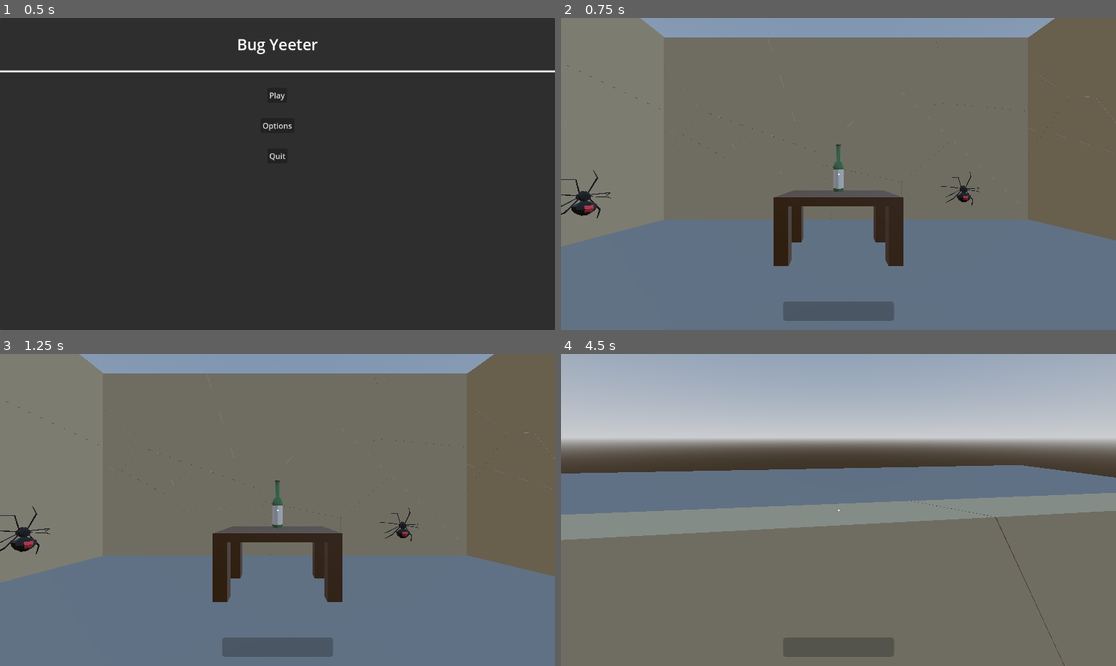
Above: before the commit, frames 1-4 (two rows, left to right).
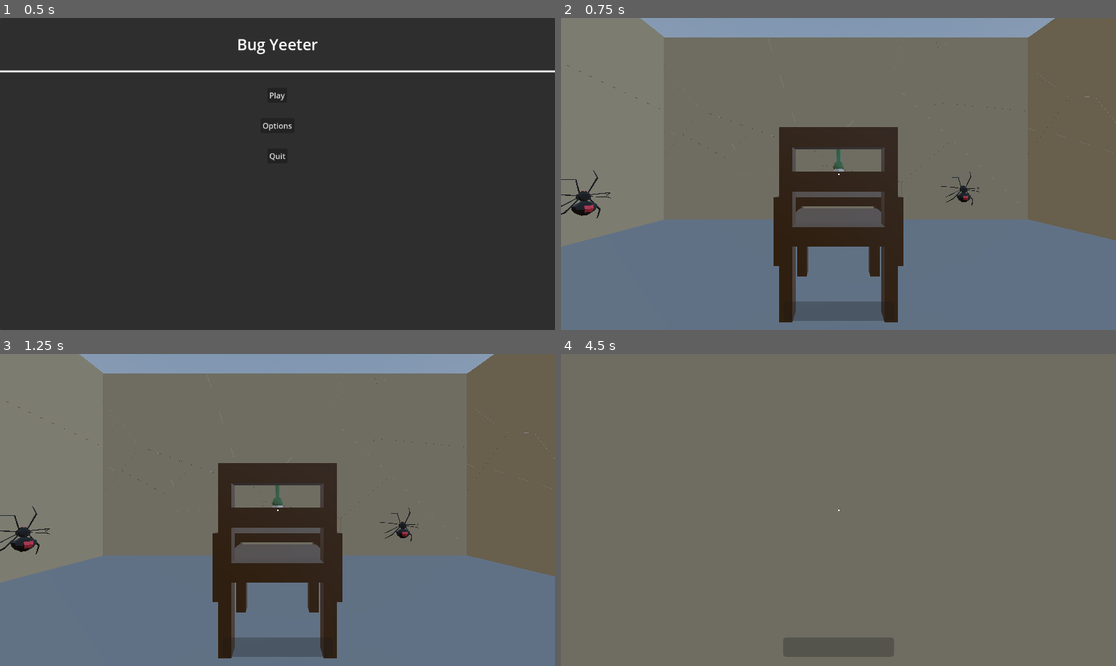
Above: after the commit, the same moments.

Repository: rcorre/wildjam84
Game: Godot game, scene res://menus/title/Title.tscn
Two runs of this game, one before a commit and one after it. Both use one fixed random seed, a clock stepped at 60 frames per second and the inputs below.
Inputs (mouse positions are in pixels of both pictures, inside the frame that each line leads up to):
- Up to frame 1 (0.5 s): no input
- Up to frame 2 (0.75 s): click "Play" at 0.5 s
- Up to frame 3 (1.25 s): no input
- Up to frame 4 (4.5 s): tap Enter at 1.25 s; move the mouse to (866, 510) at 1.27 s; press the mouse at (866, 510) at 1.28 s; hold W (forward) from 1.28 s (still down); tap Space (jump) at 1.52, 2.27, 3.5, 3.77 s; move the mouse to (810, 510) at 2.02 s; release the mouse at (810, 510) at 2.03 s; click (810, 510) at 2.1 s; move the mouse to (849, 503) at 2.77 s; press the mouse at (849, 503) at 2.78 s; move the mouse to (832, 516) at 3.52 s; release the mouse at (832, 516) at 3.53 s; click (832, 516) at 3.6 s; move the mouse to (877, 513) at 4.27 s; press the mouse at (877, 513) at 4.28 s

Frame 1 is identical in both runs. In frame 2, 6.9% of the frame differs, in the area x 39-61%, y 34-98%; in frame 3, 6.9%; in frame 4, 53%, in the area x 0-100%, y 0-100%.

Commit message:
Add chair.

Diff:
--- a/scenes/Main.tscn
+++ b/scenes/Main.tscn
@@ -1,10 +1,11 @@
-[gd_scene load_steps=11 format=3 uid="uid://ksrgiopp2i6f"]
+[gd_scene load_steps=12 format=3 uid="uid://ksrgiopp2i6f"]
 
 [ext_resource type="PackedScene" uid="uid://dt8d8bapujifn" path="res://scenes/Player.tscn" id="1_elqb8"]
 [ext_resource type="PackedScene" uid="uid://ccpx4vbvil350" path="res://scenes/BreakableWall1.tscn" id="3_0bbpv"]
 [ext_resource type="PackedScene" uid="uid://dmv485f177oai" path="res://scenes/Bugs/Spider.tscn" id="4_rarhs"]
 [ext_resource type="PackedScene" uid="uid://kb0bb5wcxb0c" path="res://scenes/Props/Table.tscn" id="4_vcsgt"]
 [ext_resource type="PackedScene" uid="uid://ddjk6kcab4ces" path="res://scenes/Props/Bottle.tscn" id="5_vcsgt"]
+[ext_resource type="PackedScene" uid="uid://bxfp5uuvgq48u" path="res://scenes/Props/Chair.tscn" id="6_c01mt"]
 
 [sub_resource type="ProceduralSkyMaterial" id="ProceduralSkyMaterial_elqb8"]
 sky_horizon_color = Color(0.662243, 0.671743, 0.686743, 1)
@@ -69,3 +70,6 @@
 
 [node name="Bottle" parent="Props" instance=ExtResource("5_vcsgt")]
 transform = Transform3D(1, 0, 0, 0, 1, 0, 0, 0, 1, 0, 1.16256, 4)
+
+[node name="Chair" parent="." instance=ExtResource("6_c01mt")]
+transform = Transform3D(-1, 0, 8.74228e-08, 0, 1, 0, -8.74228e-08, 0, -1, -2.2764e-07, 0, 2.6039)
--- /dev/null
+++ b/scenes/Props/Chair.tscn
@@ -0,0 +1,36 @@
+[gd_scene load_steps=7 format=3 uid="uid://bxfp5uuvgq48u"]
+
+[ext_resource type="PackedScene" uid="uid://dsu1nc8ltn13w" path="res://assets/models/props/Chair.glb" id="1_evi8f"]
+[ext_resource type="AudioStream" uid="uid://d2hehpuwh8wtc" path="res://assets/sounds/wood_hit.wav" id="2_8r1jx"]
+
+[sub_resource type="BoxShape3D" id="BoxShape3D_8r1jx"]
+size = Vector3(1.20947, 1.96722, 0.199219)
+
+[sub_resource type="BoxShape3D" id="BoxShape3D_cgqoh"]
+size = Vector3(1.20947, 0.970917, 0.199219)
+
+[sub_resource type="BoxShape3D" id="BoxShape3D_ckhbl"]
+size = Vector3(1.20947, 0.970917, 0.199219)
+
+[sub_resource type="AudioStreamRandomizer" id="AudioStreamRandomizer_cgqoh"]
+random_pitch = 1.2
+random_volume_offset_db = 5.0
+streams_count = 1
+stream_0/stream = ExtResource("2_8r1jx")
+
+[node name="Chair" instance=ExtResource("1_evi8f")]
+
+[node name="CollisionShape3D" type="CollisionShape3D" parent="." index="1"]
+transform = Transform3D(1, 0, 0, 0, 1, 0, 0, 0, 1, 0.00854492, 1.012, 0.458545)
+shape = SubResource("BoxShape3D_8r1jx")
+
+[node name="CollisionShape3D2" type="CollisionShape3D" parent="." index="2"]
+transform = Transform3D(1, 0, 0, 0, 1, 0, 0, 0, 1, 0.00854492, 0.513843, -0.456494)
+shape = SubResource("BoxShape3D_cgqoh")
+
+[node name="CollisionShape3D3" type="CollisionShape3D" parent="." index="3"]
+transform = Transform3D(1, 0, 0, 0, -4.37114e-08, -1, 0, 1, -4.37114e-08, 0.00854492, 0.917163, 0.00139192)
+shape = SubResource("BoxShape3D_ckhbl")
+
+[node name="HitSound" type="AudioStreamPlayer3D" parent="." index="4"]
+stream = SubResource("AudioStreamRandomizer_cgqoh")
Binary file added: assets/models/props/Chair.glb
Not shown, added: assets/models/props/Chair.glb.import
Not shown, added: assets/models/props/Chair.blend
